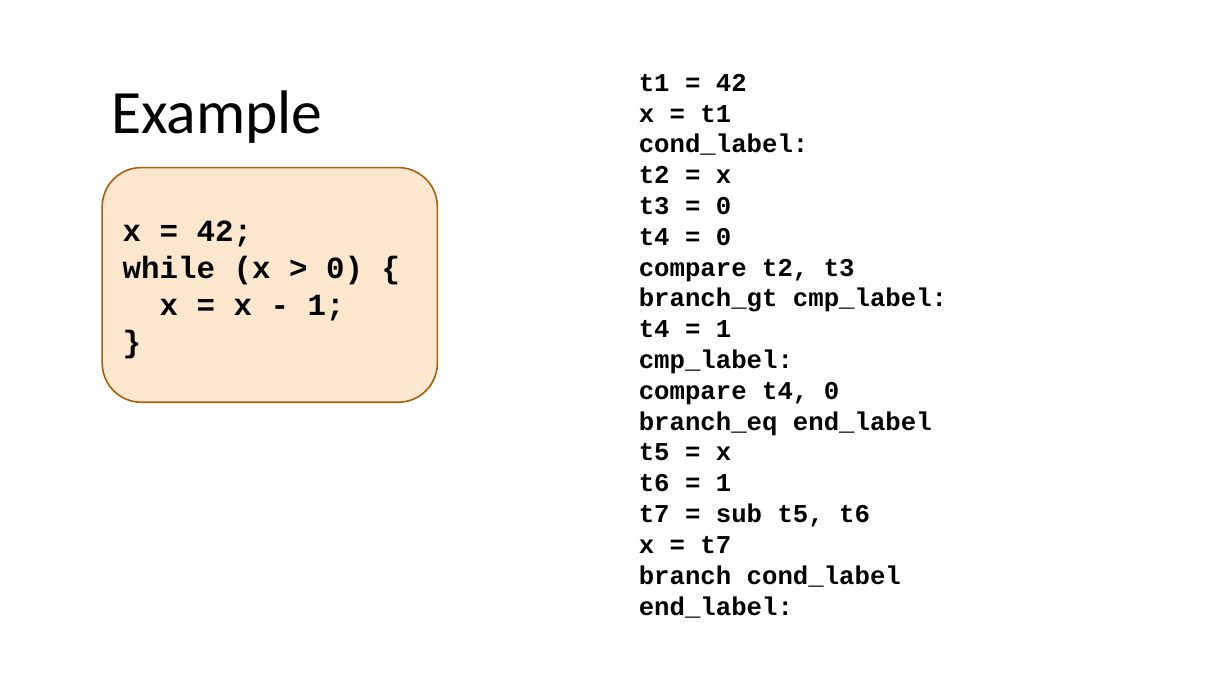
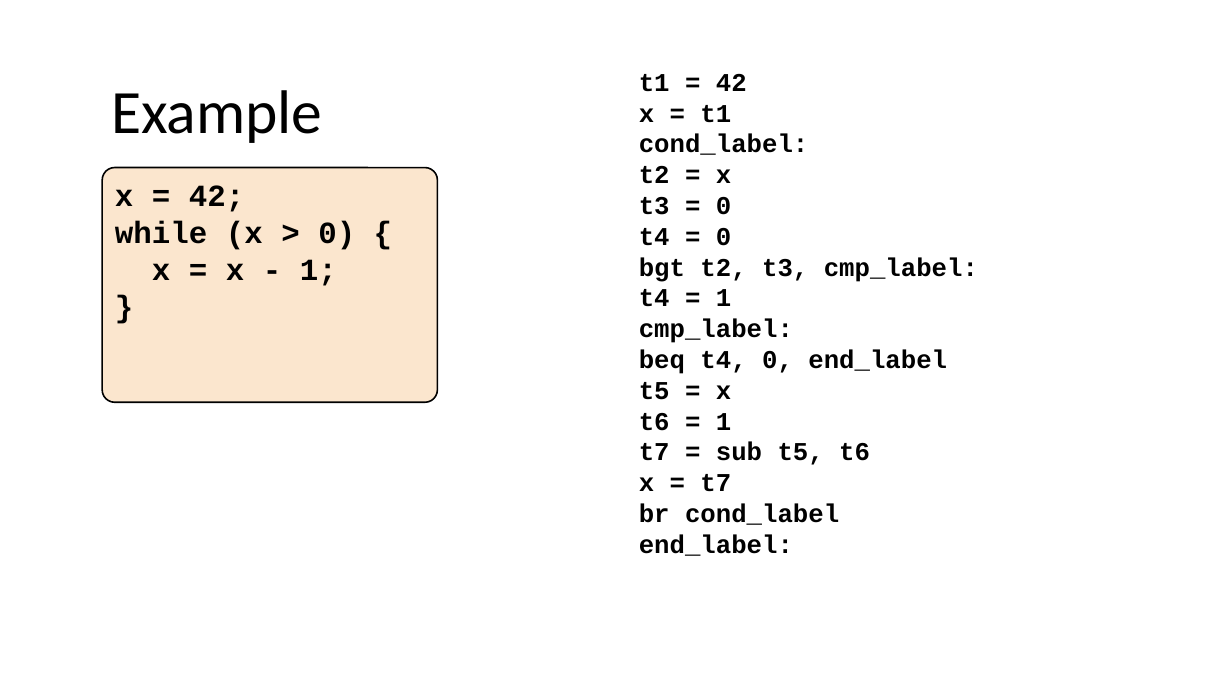
Before and after one commit to nivshani/compilation, a slide deck: slide 58 of slides/IR.pptx (slide 42 before the commit). Drawn at 1232x693 pixels with LibreOffice and Linux fonts; fonts in the diff are those of the drawing. Boxes give left, top, right and bottom in pixels: in the first picture for what was removed or moved away, otherwise in the second. Text is boxed around its words. In the diff, an @@ line names an element or a change of style, - is before the commit and + after.

```diff
--- a/slides/IR.pptx
+++ b/slides/IR.pptx
@@ rounded rectangle "x = 42;" at (x1=103, y1=167, x2=438, y2=402): vertical alignment middle to top; outline #A9610D 1.25 pt to #000000 1.25 pt; proportions changed @@
@@ text at (x1=639, y1=257, x2=978, y2=282): text changed @@
-compare t2, t3
-branch_gt cmp_label:
+bgt t2, t3, cmp_label:
@@ text at (x1=639, y1=349, x2=947, y2=374): text changed @@
-compare t4, 0
-branch_eq end_label
+beq t4, 0, end_label
@@ text at (x1=639, y1=503, x2=839, y2=525): text changed @@
-branch cond_label
+br cond_label
```
Also in this commit, not shown: 33 other slides changed, 16 slides added, 2 slides removed, 1 other file.
